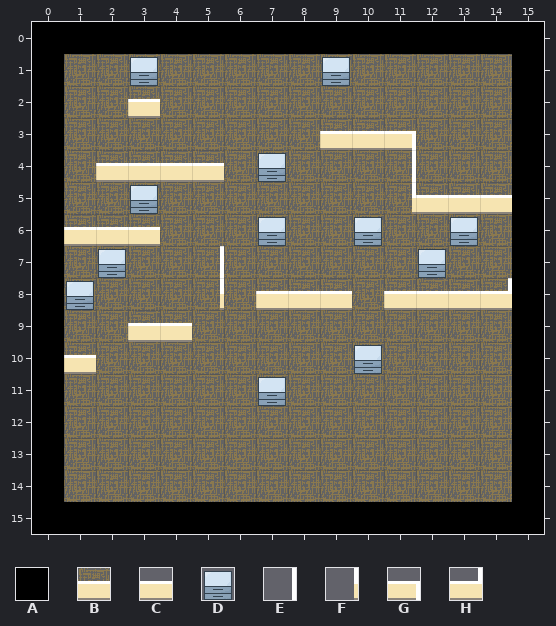
Two states of a Tiled map (JSON), assets/tilemaps/maps/slow_tilemap.json. That is the earlier state.
Cells are 32x32 px. Shown: x 0..15, y 0..15.
Key: from "slow_tileset": A 0, B 13, C 15, D 16, E 17, F 18, G 22, H 23.
_ is an empty cell.
Layers that did not change in this view are not listed.
Layer "Collisions" before, first column x 0:
 0 AAAAAAAAAAAAAAAA
 1 A__D_____D_____A
 2 A__C___________A
 3 A________BBG___A
 4 A_BBBB_D___E___A
 5 A__D_______FBBBA
 6 ABBC___D__D__D_A
 7 A_D__E______D__A
 8 AD___F_CBB_CBBHA
 9 A__BC__________A
10 AC________D____A
11 A______D_______A
12 A______________A
13 A______________A
14 A______________A
15 AAAAAAAAAAAAAAAA
Once edited:
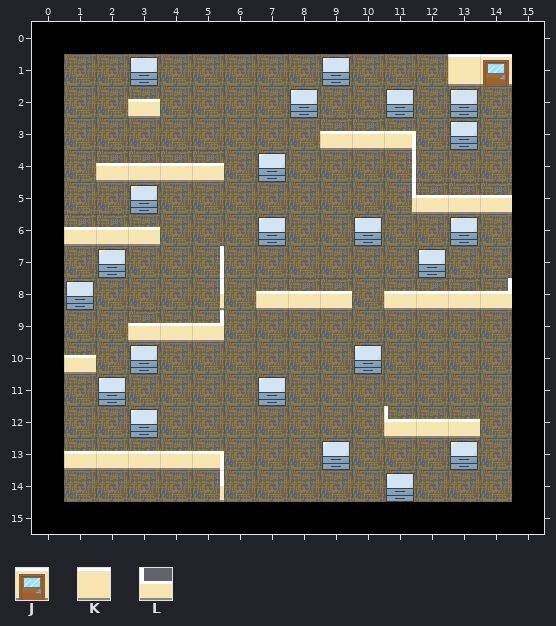
Further tiles: from "slow_tileset": J 1, K 2, L 21.
Changes in this commit:
Changed rows in their new state; . is an unchanged cell.
Layer "Collisions":
first column x 8:
 1 .....KJ
 2 D..D.D.
 3 .....D.
first column x 1:
 9 ....H........
10 ..D..........
11 .D...........
12 ..D.......LCC
13 CCCCG...D...D
14 ....F.....D..
Boxes around the changes in both pictures, in picture pixels (x1, y1, x2, y2):
added: (448, 54, 512, 150)
added: (290, 89, 318, 118)
added: (386, 89, 414, 118)
added: (192, 310, 224, 342)
added: (64, 345, 224, 502)
added: (384, 406, 480, 470)
added: (322, 441, 350, 470)
added: (386, 473, 414, 502)
